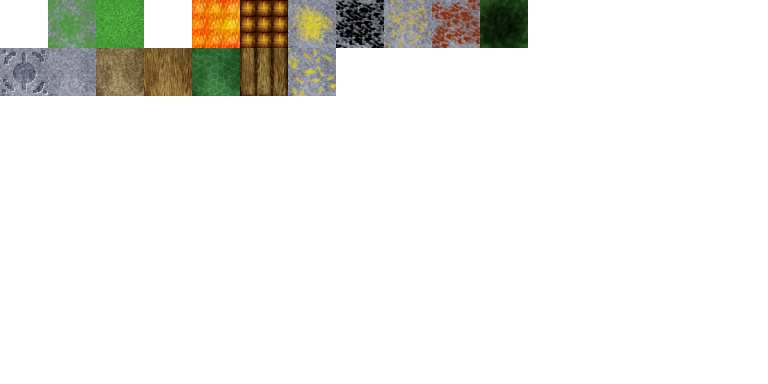
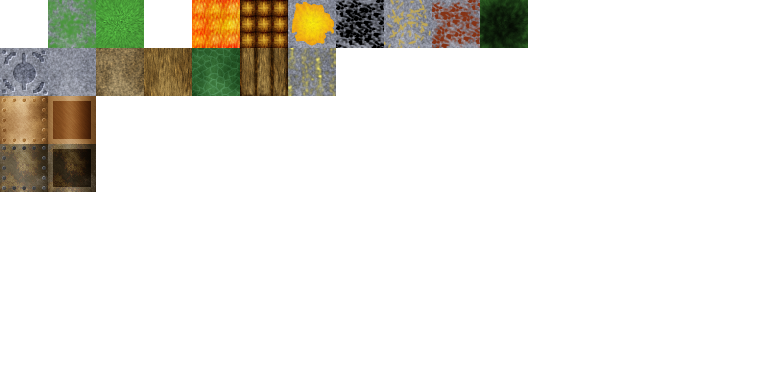
Two versions of the same layered image (768 × 384). Layer-by-layer changes:
added layer "Pasted Layer#1" above "Pasted Layer" over [0, 96, 48, 144]
added layer "Pasted Layer" above "48 - iron machine side" over [48, 144, 96, 192]
added layer "48 - iron machine side" above "33 - pump top" over [0, 144, 48, 192]
added layer "33 - pump top" above "32 - copper machine side" over [48, 96, 96, 144]
added layer "32 - copper machine side" above "10 - burnt grass" over [0, 96, 48, 144]
painted on "6 - amberfell top" over [291, 1, 334, 46]
painted on "22 - amberfell side" over [288, 48, 336, 96]
